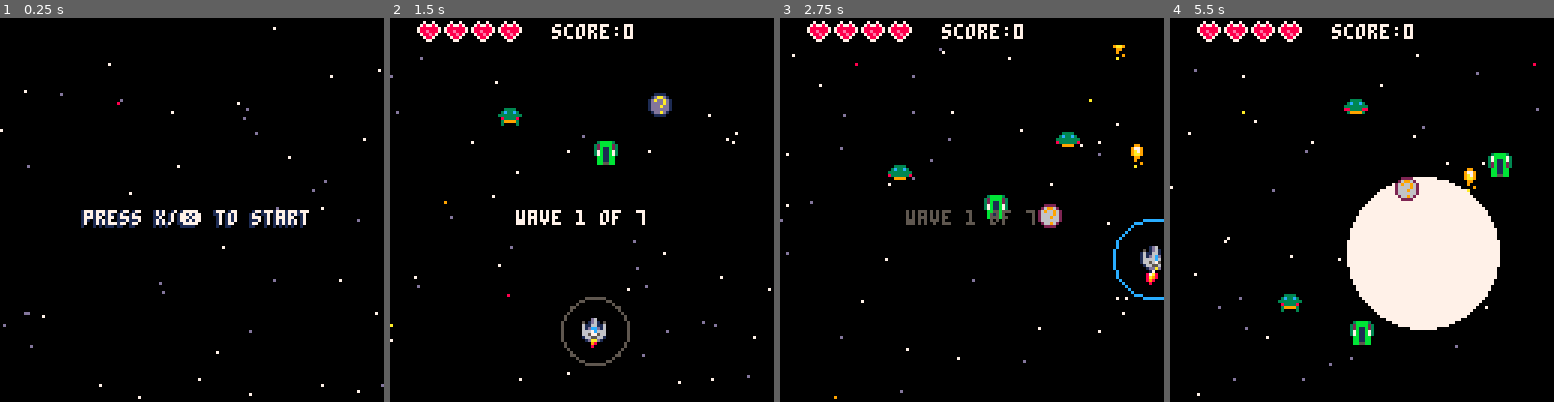
Above: before the commit, frames 1-4 (left to right).
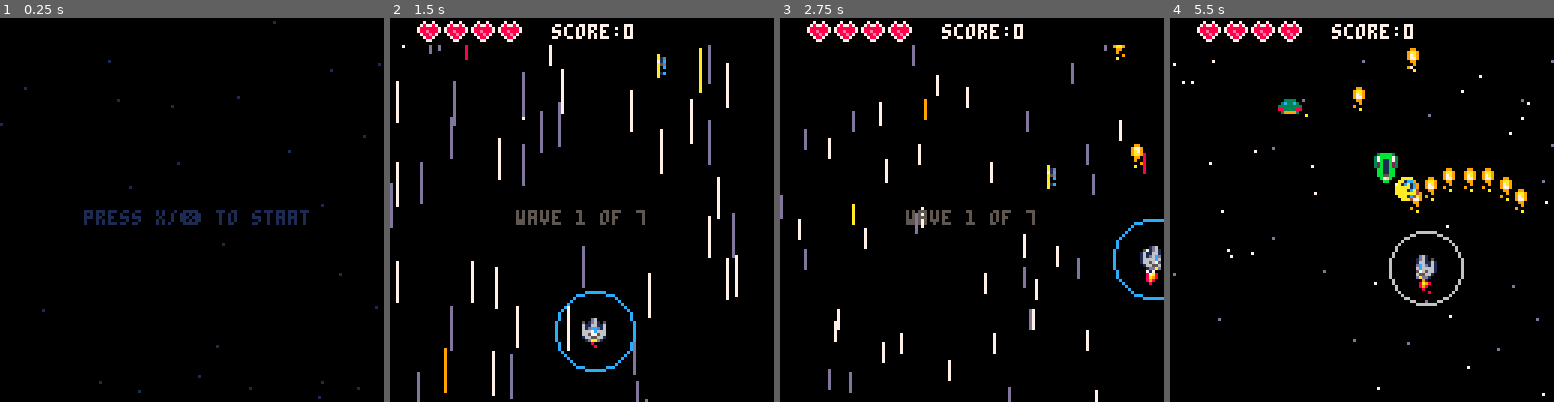
Above: after the commit, the same moments.

Repository: eduszesz/shmup
Game: PICO-8 cartridge myshmup.p8
The game is run twice, just before and just after one commit, with the same random seed, the same clock (stepped at 60 frames per second) and the same inputs.
Inputs:
- Up to frame 1 (0.25 s): no input
- Up to frame 2 (1.5 s): tap X (X key) at 0.33, 1.07 s; tap O (Z key) at 0.7 s
- Up to frame 3 (2.75 s): hold Right 1.6-2.1 s; tap O (Z key) at 1.7, 2.1, 2.5 s; tap X (X key) at 1.85 s; hold Up 2.15-2.42 s; hold Right from 2.47 s (still down)
- Up to frame 4 (5.5 s): tap O (Z key) every 0.4 s from 2.9 to 5.3 s; tap X (X key) at 2.97, 4.08, 5.2 s; release Right at 3.03 s; hold Left 3.08-3.58 s; hold Down 3.63-3.97 s; hold Right 4.02-4.68 s; hold Up 4.73-5.03 s; hold Left from 5.08 s (still down)

The runs differ from the first frame. In frame 1, 2.2% of the frame differs, in the area x 0-100%, y 0-100%; in frame 2, 5.9%; in frame 3, 3.2%; in frame 4, 15%, in the area x 0-100%, y 7-99%.

Commit message:
floats, fadeout, bonus, sfx

Diff:
--- a/myshmup.p8
+++ b/myshmup.p8
@@ -6,7 +6,8 @@
 
 function _init()
 	t=0
-	wtimer=90
+	wtimer=90 --wave timer
+	dtimer=30 --ship death timer
 	cwave=1
 	lwave=7
 	debug=""
@@ -29,15 +30,16 @@
 		box={x1=0,y1=0,x2=7,y2=7}}
 
 	shield={
-							x=ship.x-4,
-							y=ship.y-4,
+							x=ship.x,
+							y=ship.y,
 							t=300,
-							box={x1=0,y1=0,x2=11,y2=11}}
+							box={x1=-6,y1=-6,x2=14,y2=14}}
 	bonus={
 						x=rnd(100)+10,
 						y=-10,
 						sy=1,
 						age=0,
+						t=150,
 						imm=false,
 						box={x1=0,y1=0,x2=7,y2=7}}
 	stars={}
@@ -55,11 +57,22 @@
 	ftimer=0
 	frate=5
 	firetyp=1
+
+	bonustyp={"shield on","1 up!","triple fire","multi fire","mega fire"}
+
+	----------------------------
+	-- required for fade
+	dpal={0,1,1,2,1,13,6,4,4,9,3,13,1,13,14}
+	fadeperc=1
+	-----------------------------
+	--required for float
+	floats={}
+
 end
 
 function _update()
 	t+=1
-
+	checkfade()
 	if state=="start" then
 		update_start()
 	end
@@ -81,6 +94,16 @@
 		end
 	end
 
+	if state=="died" then
+		update_game()
+		dtimer-=1
+		if dtimer<=0 then
+			dtimer=30
+			fadeout()
+			state="over"
+		end
+	end
+
 end
 
 function _draw()
@@ -102,13 +125,19 @@
 		draw_game()
 		draw_wave()
 	end
+
+	if state=="died" then
+		draw_game()
+	end
 	mkshake()
 	mkflash()
 	--print(debug,64,64,8)
+	--drcollbox(shield)
 end
 
 function update_start()
 	if btnp(5) then
+		fadeout()
 		state="wave"
 	end
 end
@@ -127,11 +156,14 @@
 	upplayer()
 
 	immortal(ship,45)
+
+	dofloats()
 end
 
 function update_over()
 	if btnp(5) then
 		_init()
+		fadeout()
 		state="start"
 	end
 end
@@ -166,6 +198,8 @@
 	mkdebris()
 
 	drbonus()
+
+	drfloats()
 
 	drui()
 end
@@ -213,13 +247,19 @@
 end
 
 function drstars()
+	local spd=1
 	for s in all(stars) do
-		s.y+=s.sy
 		if s.y>128 then
 			s.y=-10
 			s.x=rnd(128)
 		end
-		pset(s.x,s.y,s.cl)
+		if state=="wave" then
+			spd=3
+			line(s.x,s.y,s.x,s.y+(wtimer/5),s.cl)
+		else
+			pset(s.x,s.y,s.cl)
+		end
+		s.y+=s.sy*spd
 	end
 end
 
@@ -257,6 +297,7 @@
 		if coll(eb,shield) then
 			if ship.sh then
 				explode(eb.x,eb.y,1,5)
+				sfx(2)
 				del(e_bullets,eb)
 			end
 		end
@@ -305,10 +346,14 @@
 		end
 
 		if e.md=="atk"	then
+			if e.x<0 or e.x>128 then
+				del(enemies,e)
+			end
+
 			if t%30==0 then
 				if rnd()>0.5 then
-					--e.imm=true
-					--ene_fire(e,1,2)
+					e.imm=true
+					ene_fire(e,1,2)
 				end
 			end
 
@@ -370,9 +415,11 @@
 			shipdmg()
 		end
 		if coll(e,shield) then
-			explode(e.x,e.y,1,5)
 			if ship.sh and not e.imm then
 				e.imm=true
+				explode(e.x+4,e.y+4,2,5)
+				fracture(e.x+4,e.y+4,e.typ)
+				sfx(2)
 				if e.x>ship.x then
 					e.x+=8
 				end
@@ -496,11 +543,11 @@
 		end
 	end
 	ftimer-=1
-	if btnp(5) then
+	if btnp(5) and state=="game" then
 		mkenemy()
 	end
 	if ship.h<=0 then
-		state="over"
+		state="died"
 	end
 end
 
@@ -735,6 +782,7 @@
 								sy=sy,
 								box={x1=2,y1=2,x2=6,y2=6}}
 	add(e_bullets,eb)
+	sfx(5)
 end
 
 function immortal(_o,_t)
@@ -803,8 +851,8 @@
 end
 
 function upshield()
-	shield.x=ship.x-4
-	shield.y=ship.y-4
+	shield.x=ship.x
+	shield.y=ship.y
 	if ship.sh then
 		shield.t-=1
 		if shield.t<=0 then
@@ -816,16 +864,45 @@
 function upbonus()
 	immortal(bonus,10)
 	bonus.y+=bonus.sy
+	bonus.t-=1
 	if bonus.y>128 then
 		bonus.y=-10
 	end
 	if coll(ship,bonus) then
 		if not bonus.imm then
-			explode(bonus.x,bonus.y,1,5)
+			local txt=rnd(bonustyp)
+			explode(bonus.x+4,bonus.y+4,2,20)
 			bonus.imm=true
 			bonus.y=-10
 			bonus.x=rnd(100)+10
-		end
+			sfx(4)
+			bonus.t=150
+			if txt=="shield on" then
+				ship.sh=true
+				shield.t=300
+			end
+			if txt=="1 up!" then
+				if ship.h<4 then
+					ship.h+=1
+				else
+					txt="triple fire"
+				end
+			end
+			if txt=="triple fire" then
+				firetyp=2
+			end
+			if txt=="multi fire" then
+				firetyp=4
+			end
+			if txt=="mega fire" then
+				firetyp=6
+			end
+			addfloat(txt, ship.x+4, ship.y,7)
+		end
+	end
+	if bonus.t<0 then
+				firetyp=1
+				bonus.t=0
 	end
 end
 
@@ -836,6 +913,77 @@
 	end
 	spr(sp,bonus.x,bonus.y)
 end
+
+function drcollbox(_o)
+	--bebug collisions
+	local xi=_o.x+_o.box.x1
+	local xf=_o.x+_o.box.x2
+	local yi=_o.y+_o.box.y1
+	local yf=_o.y+_o.box.y2
+	rect(xi,yi,xf,yf,7)
+end
+
+--functions from
+--porklike tutorial
+--by lazydevs
+
+function addfloat(_txt,_x,_y,_c)
+ add(floats,{txt=_txt,x=_x,y=_y,c=_c,ty=_y-10,t=0})
+end
+
+function dofloats()
+ for f in all(floats) do
+  f.y+=(f.ty-f.y)/10
+  f.t+=1
+  if f.t>60 then
+   del(floats,f)
+  end
+ end
+end
+
+function drfloats()
+	for f in all(floats) do
+		cprint(f.txt,f.x,f.y,f.c)
+	end
+end
+
+function dofade()
+ local p,kmax,col,k=flr(mid(0,fadeperc,1)*100)
+ for j=1,15 do
+  col = j
+  kmax=flr((p+(j*1.46))/22)
+  for k=1,kmax do
+   col=dpal[col]
+  end
+  pal(j,col,1)
+ end
+end
+
+function checkfade()
+ if fadeperc>0 then
+  fadeperc=max(fadeperc-0.04,0)
+  dofade()
+ end
+end
+
+function wait(_wait)
+ repeat
+  _wait-=1
+  flip()
+ until _wait<0
+end
+
+function fadeout(spd,_wait)
+ if (spd==nil) spd=0.04
+ if (_wait==nil) _wait=0
+ repeat
+  fadeperc=min(fadeperc+spd,1)
+  dofade()
+  flip()
+ until fadeperc==1
+ wait(_wait)
+end
+-- ---------------
 __gfx__
 0000000000d61000000d60000001d600000170000009100000098000000800000000000000000000000000000000000000000000000000000000000000000000
 0000000001d61050501d61050501d6100087a800008a98000008000000008000000ee000000ee000000ee000000ee00000333300000000000000000000333300
@@ -853,14 +1001,14 @@
 00bbbbb000bbbbb000bbbbb000bbbbb00bb11bb00bb11bb0bbbbbbbbbbbbbbbb800000080800008008000080800000081ccccc7887ccccc11ccccc2222ccccc1
 0b00000b0b00000b0b00000b0b00000b0bb11bb00bb11bb0bbb77223bbb22773080000800800008008800880888008881ccccc6006ccccc11ccccc6006ccccc1
 b00000000b00000000b000000b00000b0bb55bb00bb55bb00003333000033330000000000000000000000000000000001ccc09600690ccc11ccc09600690ccc1
-0009900000099000000000000000000008888880088888800006600000066000001111000022220000000000000000001ccc09000990ccc11ccc09900090ccc1
-009aa9000097790000000000000ff000eeeeeeee88888888006666000066660001daad100269962000000000000000001cc0090000000cc11cc0000000900cc1
-0097a900009a7900000bb00000fbbf0077777777eeeeeeee006d86000068d6001daddad12696696200000000000000001cc0099000000cc11cc0000009900cc1
-00977900009aa90000b77b000fb66bf077777777777777770568d650056d86501ddddad126666962000000000000000011c0000000000c1111c0000000000c11
-000990000009900000b7fb000fb66bf07777777777777777056dd650056dd6501dddadd126669662000000000000000011c0000000000c1101cc00000000cc11
-0000900000090000000bb00000fbbf0077777777eeeeeeee05655650056556501dddddd126666662000000000000000001cc00000000cc10011c00000000c110
-009000000000090000000000000ff000eeeeeeee88888888665555666655556601ddad10026696200000000000000000011c00000000c110001ccc0000ccc100
-0000a000000a000000000000000000000888888008888880665aa566665aa56600111100002222000000000000000000001ccc0000ccc1000001110000111000
+000990000009900000000000000000000888888008888880000660000006600000aaaa00000a000000000000000000001ccc09000990ccc11ccc09900090ccc1
+009aa9000097790000000000000ff000eeeeeeee8888888800666600006666000aa1cc90000a1d0000000000000000001cc0090000000cc11cc0000000900cc1
+0097a900009a7900000bb00000fbbf0077777777eeeeeeee006d86000068d6007a1ca1c900071c0000000000000000001cc0099000000cc11cc0000009900cc1
+00977900009aa90000b77b000fb66bf077777777777777770568d650056d8650aaaaa1c9000a5d00000000000000000011c0000000000c1111c0000000000c11
+000990000009900000b7fb000fb66bf07777777777777777056dd650056dd650aaaa1ca4000a0c00000000000000000011c0000000000c1101cc00000000cc11
+0000900000090000000bb00000fbbf0077777777eeeeeeee0565565005655650aaaaaaa4000a0000000000000000000001cc00000000cc10011c00000000c110
+009000000000090000000000000ff000eeeeeeee8888888866555566665555660aaa1c40000a1c000000000000000000011c00000000c110001ccc0000ccc100
+0000a000000a000000000000000000000888888008888880665aa566665aa56600aaa400000a00000000000000000000001ccc0000ccc1000001110000111000
 00000000007007000070070000000000000000000000000000000000000000000000000000000000000000000000000000000000000000000000000000000000
 00800800078778700767767000000000000000000000000000000000000000000000000000000000000000000000000000000000000000000000000000000000
 08888880788888877666666700000000000000000000000000000000000000000000000000000000000000000000000000000000000000000000000000000000
Not shown, changed: the sound effects (__sfx__) section of myshmup.p8
